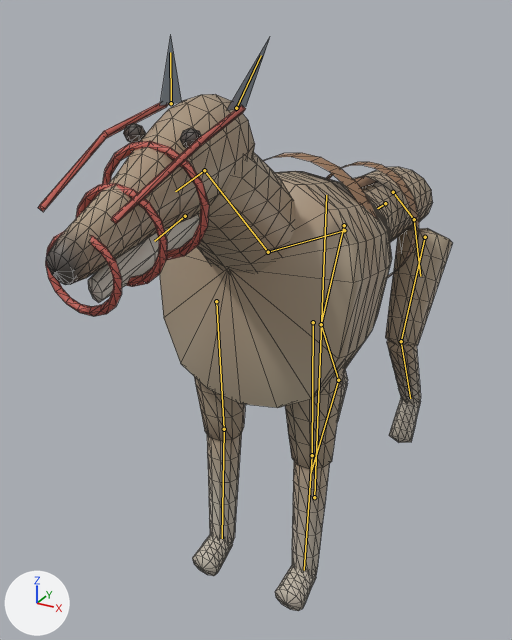
One commit to the glTF model assets/creatures/raid_hound/raid_hound.glb: the scene before it, then after it.
Rendered twice from a 50 mm lens placed at (0.621, -1.459, 1.218), pointed at (-0.127, -0.099, 0.538). Every picture has the same lights, and +X, +Y and +Z are marked at lower left. The first picture is the older version. The bones that change, and the others that lie on the model, are drawn over the model as lines. Mesh edges are drawn as thin lines.

Names of what the first picture shows: 'raid_hound'.
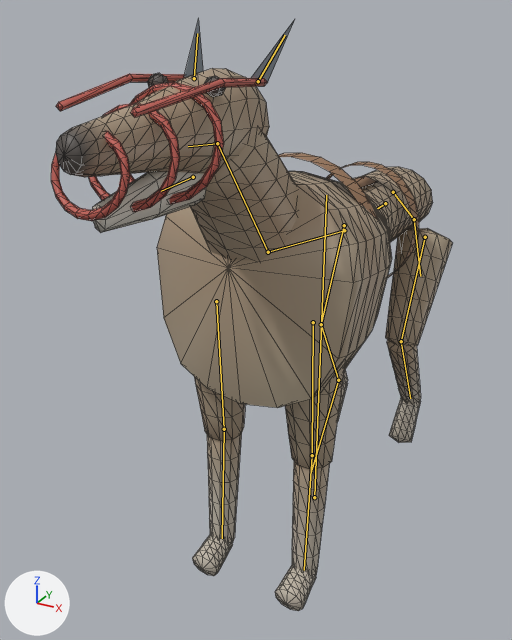
The newer file adds an action. The first version stands in its rest pose; the second is drawn at frame 8 of the action 'idle_b'.

Pixel boxes [x1, y1, x2, y2] of what changed, in the pictures (512 x 640 px):
'raid_hound', posed: before [38, 36, 452, 611]; after [51, 19, 452, 611]
bone 'neck', root to tip: before (268, 252) to (204, 170); after (268, 252) to (217, 143)
bone 'head', root to tip: before (204, 170) to (175, 191); after (217, 143) to (188, 146)
bone 'jaw', root to tip: before (185, 216) to (154, 241); after (193, 177) to (161, 191)
bone 'ear_l', root to tip: before (236, 108) to (261, 55); after (258, 81) to (285, 35)
bone 'ear_r', root to tip: before (171, 103) to (170, 52); after (194, 78) to (197, 33)

The change, as a list of edits to the scene's bpy script:
```text
Change bone_neck:
    where bone_neck = bpy.data.objects['Armature'].pose.bones['neck']  # child of 'chest'
    bone_neck.rotation_quaternion: (1.0, 0.0, 0.0, 0.0) -> (0.996, -0.092, 0.0, 0.0)  # degrees (0, 0, 0) -> degrees (-10, 0, 0)
Change bone_head:
    where bone_head = bpy.data.objects['Armature'].pose.bones['head']  # child of 'neck'
    bone_head.rotation_quaternion: (1.0, 0.0, 0.0, 0.0) -> (0.999, -0.052, 0.0, 0.0)  # degrees (0, 0, 0) -> degrees (-6, 0, 0)
Change bone_jaw:
    where bone_jaw = bpy.data.objects['Armature'].pose.bones['jaw']  # child of 'head'
    bone_jaw.rotation_quaternion: (1.0, 0.0, 0.0, 0.0) -> (0.998, 0.058, 0.0, 0.0)  # degrees (0, 0, 0) -> degrees (7, 0, 0)
Change bone_ear_l:
    where bone_ear_l = bpy.data.objects['Armature'].pose.bones['ear_l']  # child of 'head'
    bone_ear_l.rotation_quaternion: (1.0, 0.0, 0.0, 0.0) -> (0.998, 0.062, 0.017, -0.01)  # degrees (0, 0, 0) -> degrees (7, 2, -1)
Change bone_ear_r:
    where bone_ear_r = bpy.data.objects['Armature'].pose.bones['ear_r']  # child of 'head'
    bone_ear_r.rotation_quaternion: (1.0, 0.0, 0.0, 0.0) -> (0.998, 0.062, -0.017, 0.01)  # degrees (0, 0, 0) -> degrees (7, -2, 1)
```
